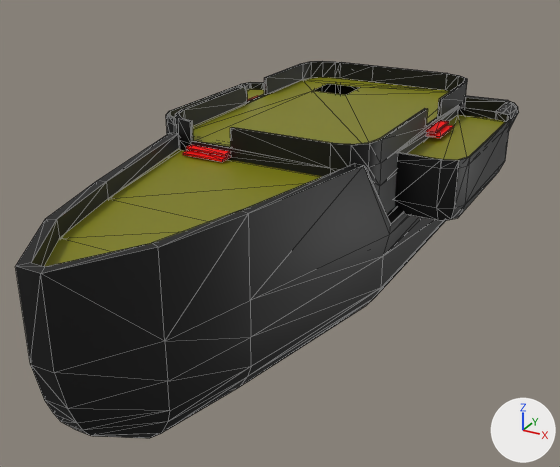
Two versions of the glTF model ships/hulls/hull_tuga.glb, one commit apart.
Before and after are seen from a 50 mm lens placed at (15.6, -32.5, 13.0), pointed at (-1.0, -2.2, -2.2). The lights are fixed; the arrows at lower right show +X, +Y and +Z. The first picture is the older version. Mesh edges are drawn as thin lines. Where no turn or scale is listed for an object, it has been applied to the vertices.

Objects in the first picture: 'Cube.020', 'Deck', 'HullRefined', 'HullRefined.001' and 2 more.
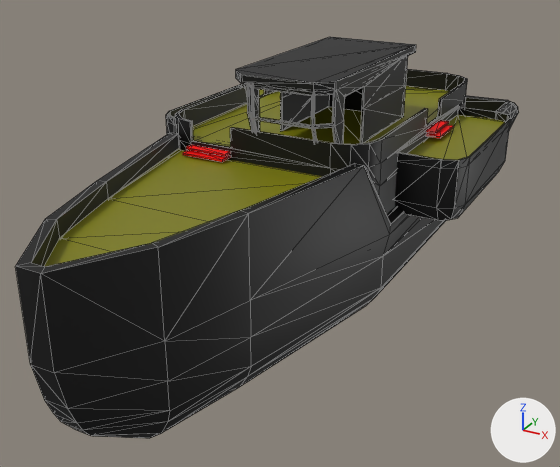
The change, as a list of edits to the scene's bpy script:
```text
Add me_cube_012:
    me_cube_012.from_pydata(...)  # 140 vertices, 291 faces; spans x -2.23..2.23, y -5.01..4.45, z -1.5..1.87
    me_cube_012.materials.append(mat_defaultmaterial)
Add ob_cockpit:
    ob_cockpit = bpy.data.objects.new('Cockpit', me_cube_012)
    ob_cockpit.location = (1.25, -1.62, 4.6)
```

What differs and where, as boxes (x1, y1, x2, y2) in the pictures (560 x 467 px):
'Cockpit', added
    after: (236, 37, 416, 144)
